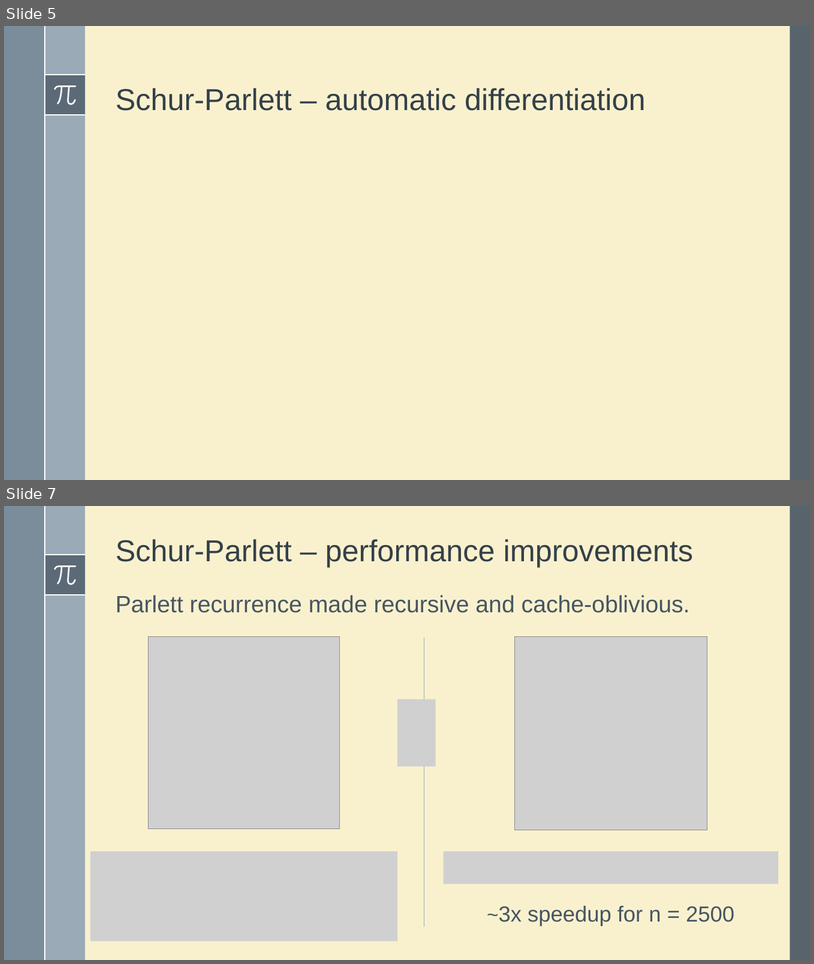
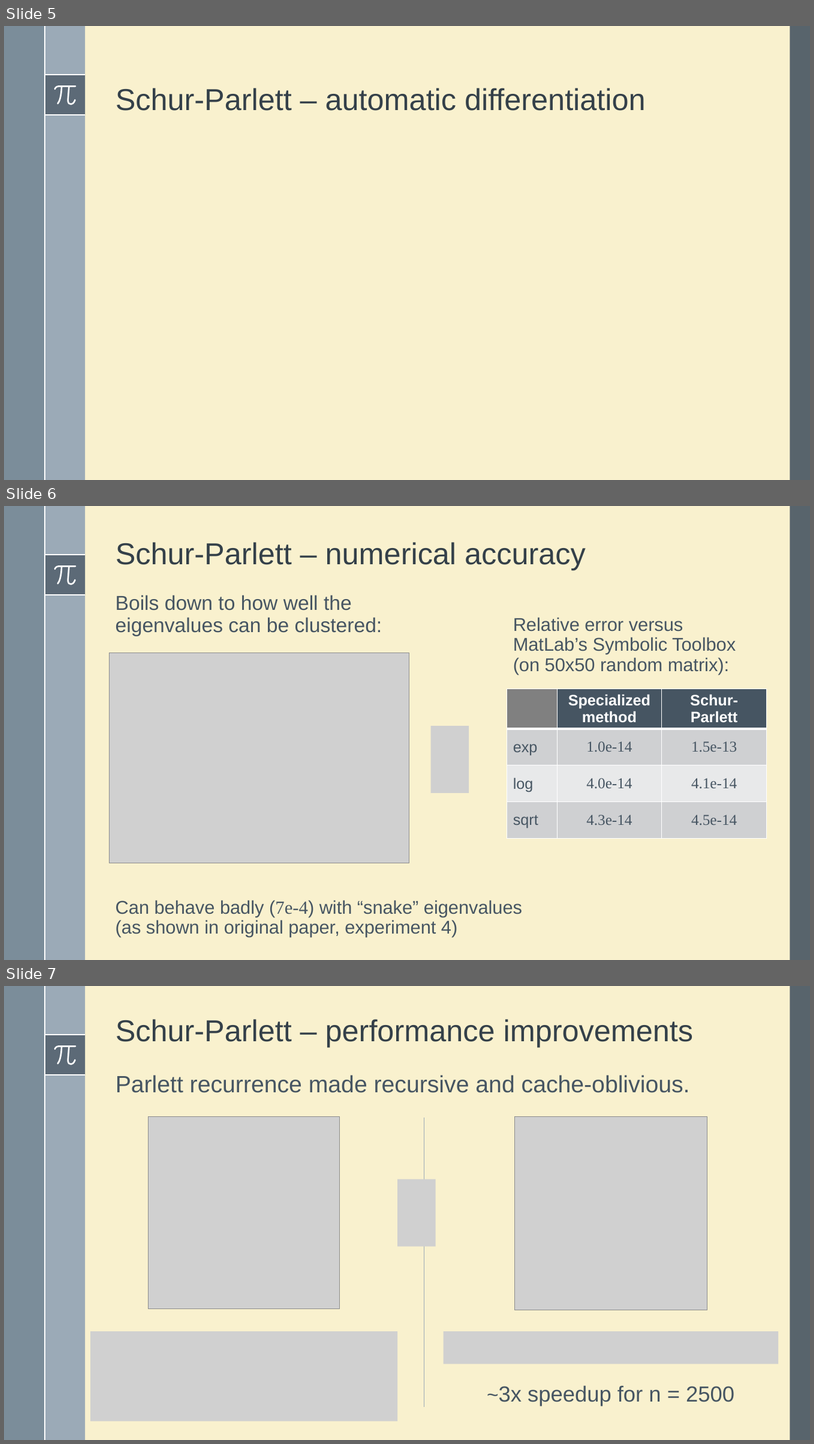
Before and after one commit to robzan8/MatFun.jl, a slide deck: docs/slides pd2ggaln/MatFun.pptx. Shown one above the other, each under a label of ours: slides 5 and 7 before the commit, slides 5, 6 and 7 after it; the slides between them are not shown. The pictures are 814x964 and 814x1444 pixels, drawn with LibreOffice and Linux fonts; fonts in the diff are those of the drawing; grey boxes stand for pictures. Boxes give left, top, right and bottom in pixels: in the first picture for what was removed or moved away, otherwise in the second. Text is boxed around its words. In the diff, an @@ line names an element or a change of style, - is before the commit and + after.

Commit message:
Schur-Parlett slides updated (final?).

```diff
--- a/docs/slides pd2ggaln/MatFun.pptx
+++ b/docs/slides pd2ggaln/MatFun.pptx
@@ slide 6 added at (x1=4, y1=506, x2=810, y2=960), background #F9F1CE; not listed: 8 template elements that a slide beside it also shows @@
@@ title added at (x1=116, y1=542, x2=586, y2=570), 36 pt, text #35404A @@
+Schur-Parlett – numerical accuracy
@@ text added at (x1=116, y1=595, x2=383, y2=636), 24 pt, text #465562 @@
+Boils down to how well the eigenvalues can be clustered:
@@ text added at (x1=513, y1=617, x2=736, y2=674), 22 pt, text #465562 @@
+Relative error versus MatLab’s Symbolic Toolbox (on 50x50 random matrix):
@@ picture added at (x1=109, y1=653, x2=410, y2=863) @@
@@ table added at (x1=507, y1=688, x2=767, y2=841), 4 rows, 3 columns @@
+ | Specialized method | Schur-Parlett
+exp | 1.0e-14 | 1.5e-13
+log | 4.0e-14 | 4.1e-14
+sqrt | 4.3e-14 | 4.5e-14
@@ picture added at (x1=431, y1=726, x2=469, y2=793) @@
@@ text added at (x1=116, y1=900, x2=522, y2=937), 22 pt, text #465562 @@
+Can behave badly (7e-4) with “snake” eigenvalues (as shown in original paper, experiment 4)
```
Also in this commit, not shown: 2 slides removed, 10 other files.
